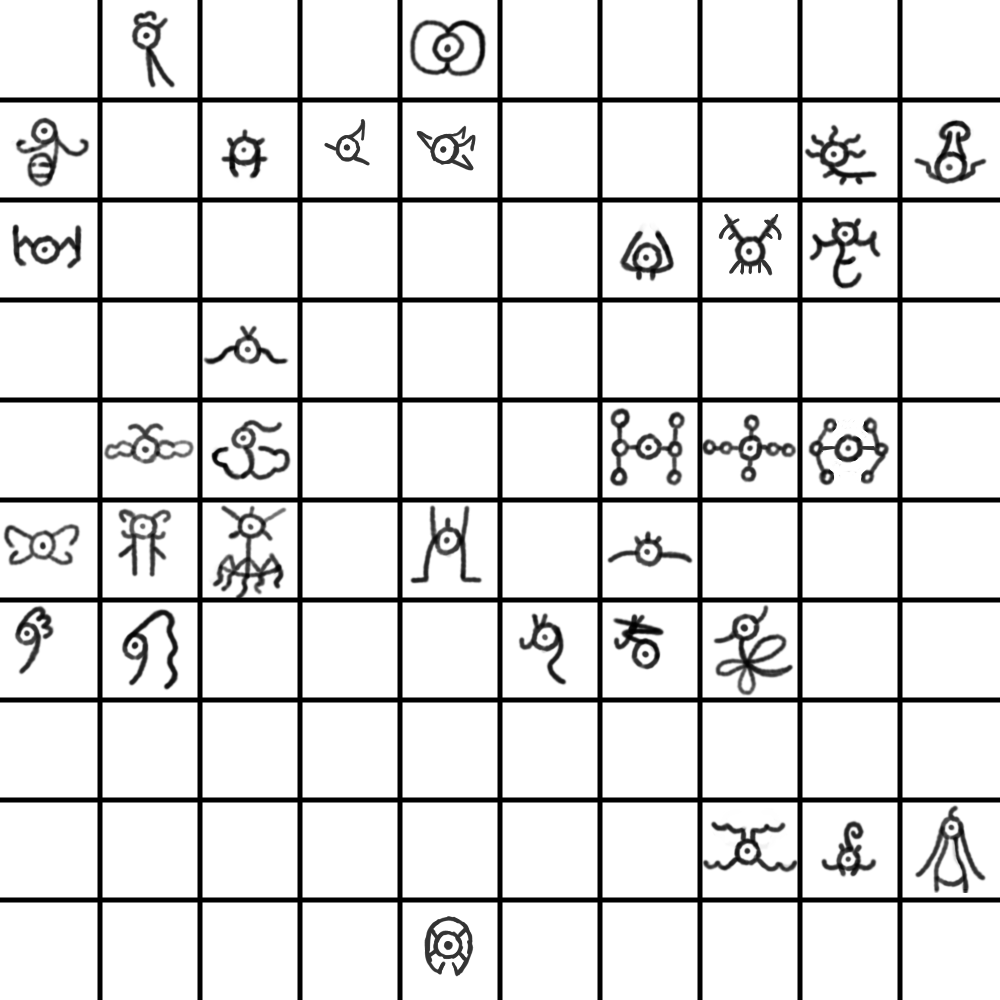
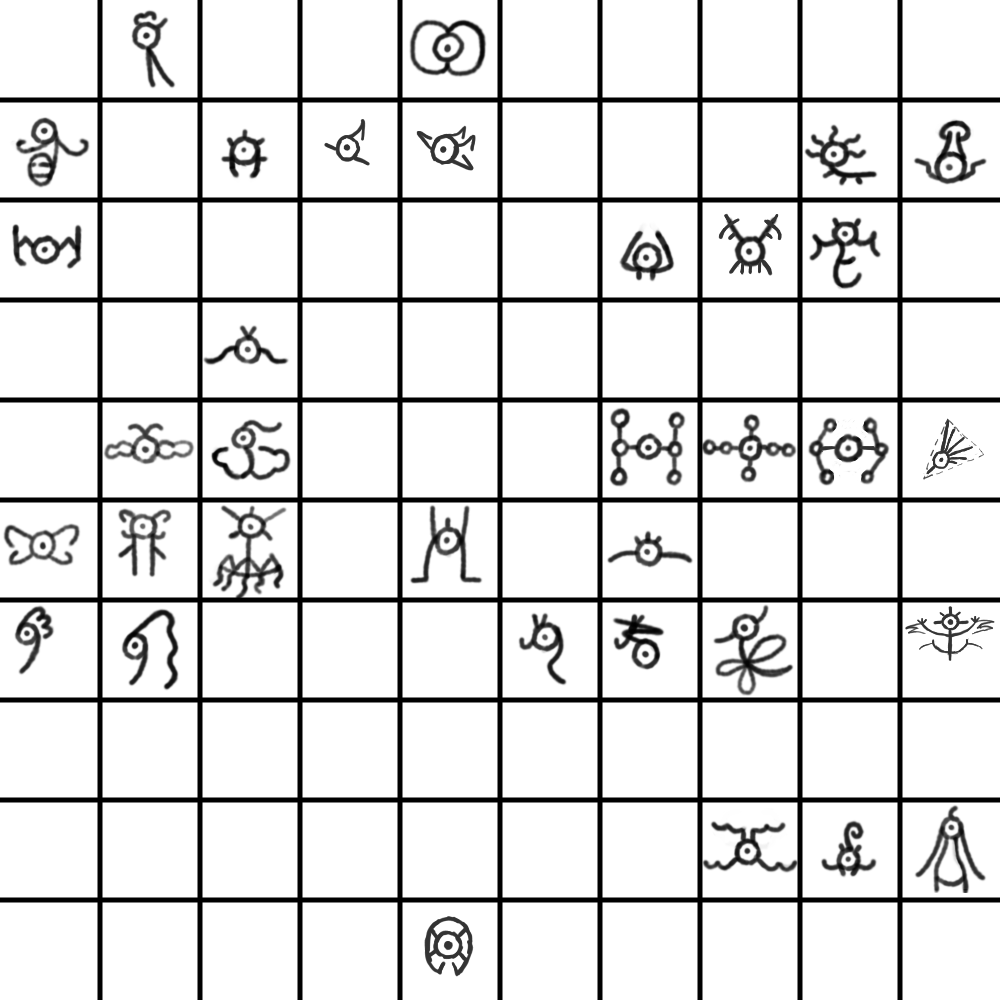
The second 1000 x 1000 image is a revision of the first. Changes to its layers:
painted on "Paint Layer 1" over box(905, 418, 995, 661)
